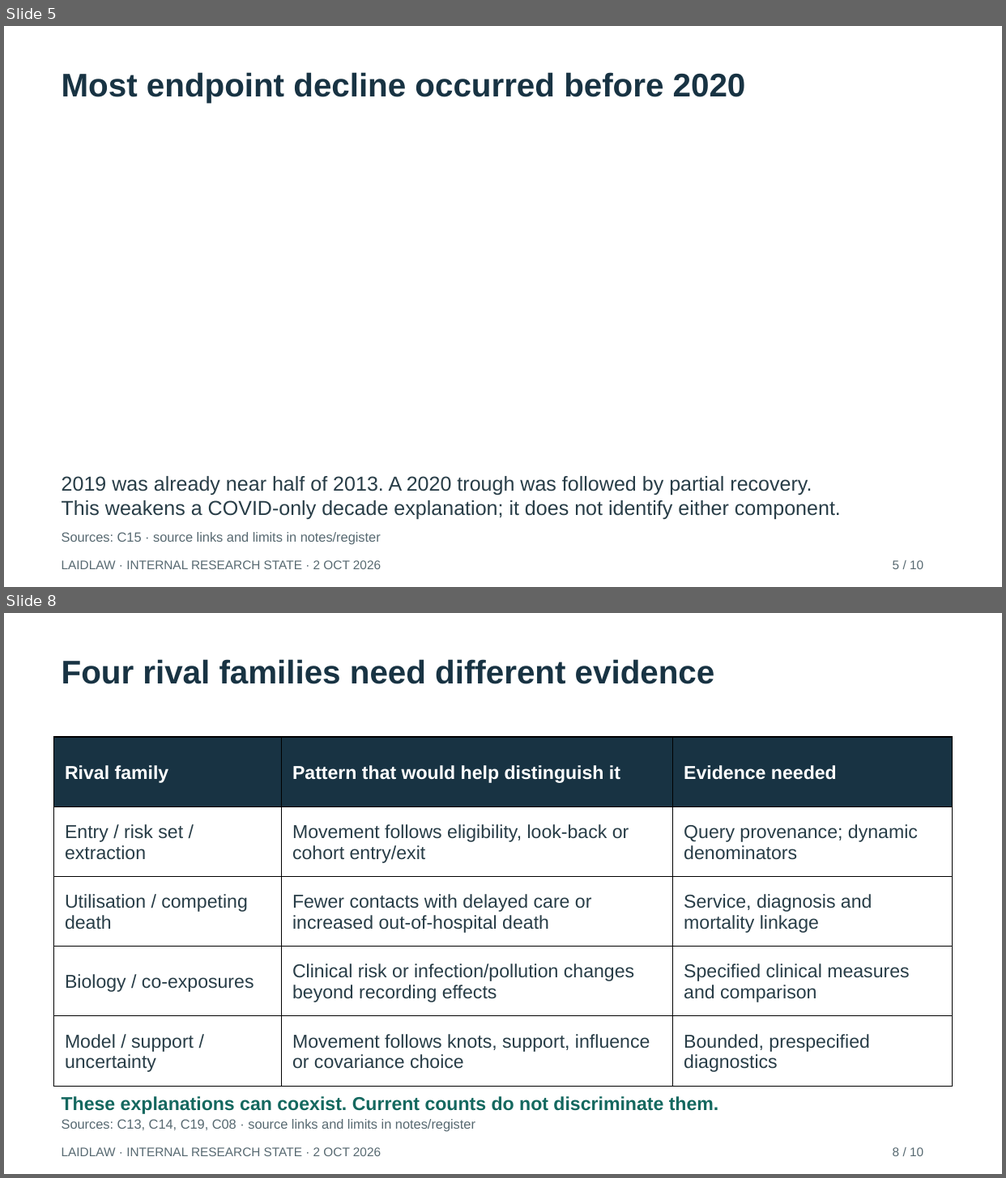
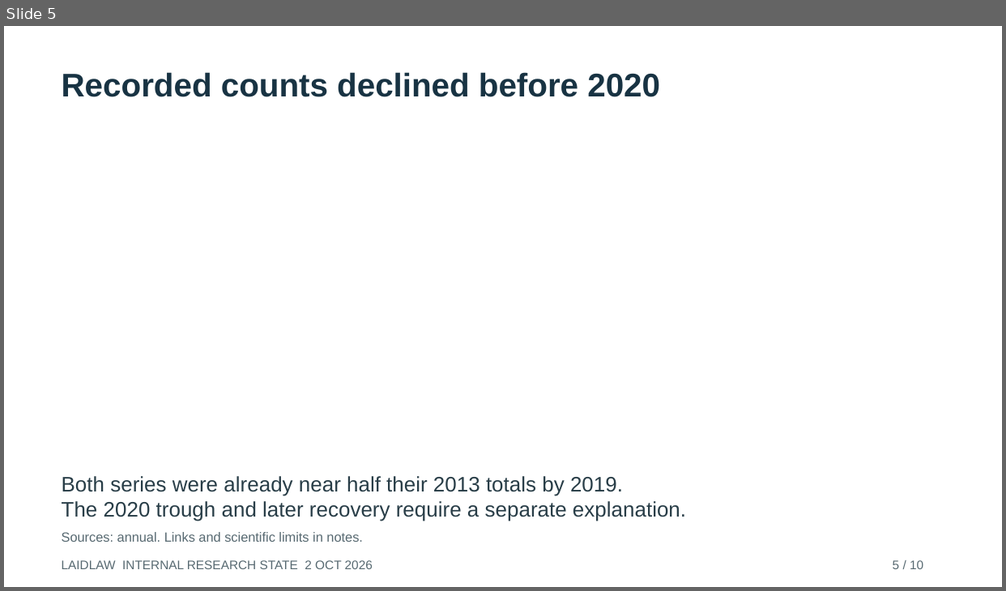
Before and after one commit to bobshenruililin/Laidlaw-Heat-Project, a slide deck: reports/auto_research/2026-10-02/Research_State_Briefing.pptx. Shown one above the other, each under a label of ours: slides 5 and 8 before the commit, slide 5 after it; the slides between them are not shown. The pictures are 1006x1178 and 1006x591 pixels, drawn with LibreOffice and Linux fonts; fonts in the diff are those of the drawing. Boxes give left, top, right and bottom in pixels: in the first picture for what was removed or moved away, otherwise in the second. Text is boxed around its words. In the diff, an @@ line names an element or a change of style, - is before the commit and + after.

Commit message:
Build evidence-led novelty, feasibility and manuscript packet

```diff
--- a/reports/auto_research/2026-10-02/Research_State_Briefing.pptx
+++ b/reports/auto_research/2026-10-02/Research_State_Briefing.pptx
@@ slide 8 removed at (4,613,1002,1174), background #FFFFFF @@
@@ text removed at (62,659,715,684) @@
-Four rival families need different evidence
@@ table removed at (54,737,953,1087), 5 rows, 3 columns @@
-Rival family | Pattern that would help distinguish it | Evidence needed
-Entry / risk set / extraction | Movement follows eligibility, look-back or cohort entry/exit | Query provenance; dynamic denominators
-Utilisation / competing death | Fewer contacts with delayed care or increased out-of-hospital death | Service, diagnosis and mortality linkage
-Biology / co-exposures | Clinical risk or infection/pollution changes beyond recording effects | Specified clinical measures and comparison
-Model / support / uncertainty | Movement follows knots, support, influence or covariance choice | Bounded, prespecified diagnostics
@@ text removed at (62,1097,719,1114) @@
-These explanations can coexist. Current counts do not discriminate them.
@@ text removed at (62,1119,475,1132) @@
-Sources: C13, C14, C19, C08 · source links and limits in notes/register
@@ text removed at (62,1148,381,1157) @@
-LAIDLAW · INTERNAL RESEARCH STATE · 2 OCT 2026
@@ text removed at (893,1148,923,1157) @@
-8 / 10
@@ slide 5 changed as well @@
@@ text at (62,72,660,97): text changed @@
-Most endpoint decline occurred before 2020
+Recorded counts declined before 2020
@@ text at (62,476,686,522): text changed; size 19.5 to 20.2 pt @@
-2019 was already near half of 2013. A 2020 trough was followed by partial recovery.
-This weakens a COVID-only decade explanation; it does not identify either component.
+Both series were already near half their 2013 totals by 2019.
+The 2020 trough and later recovery require a separate explanation.
@@ text at (62,532,363,542): text changed @@
-Sources: C15 · source links and limits in notes/register
+Sources: annual. Links and scientific limits in notes.
@@ text at (62,561,373,570): text changed @@
-LAIDLAW · INTERNAL RESEARCH STATE · 2 OCT 2026
+LAIDLAW INTERNAL RESEARCH STATE 2 OCT 2026
```
Also in this commit, not shown: 3 other slides changed, 6 slides added, 5 other slides removed, 49 other files.
